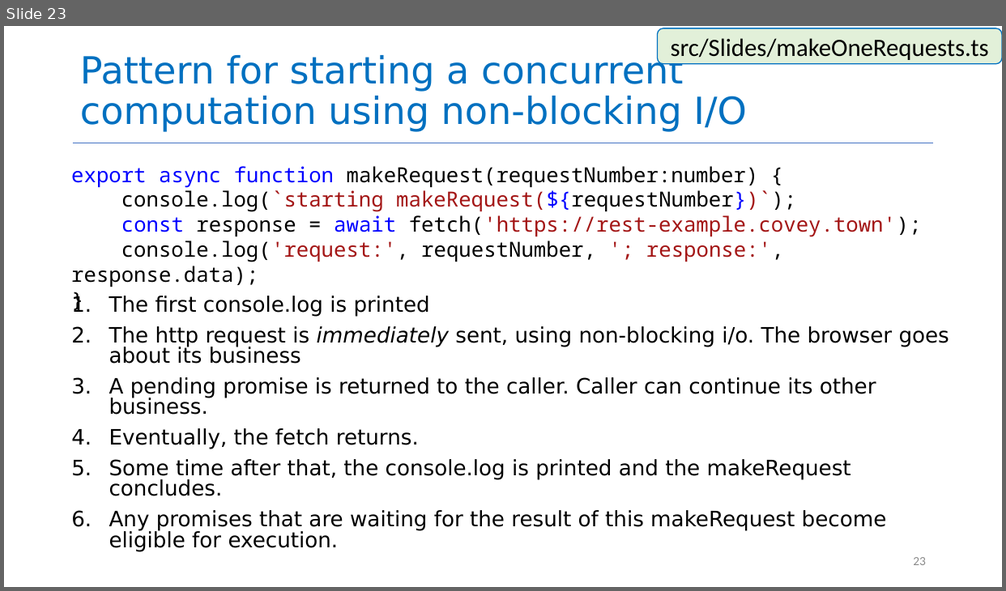
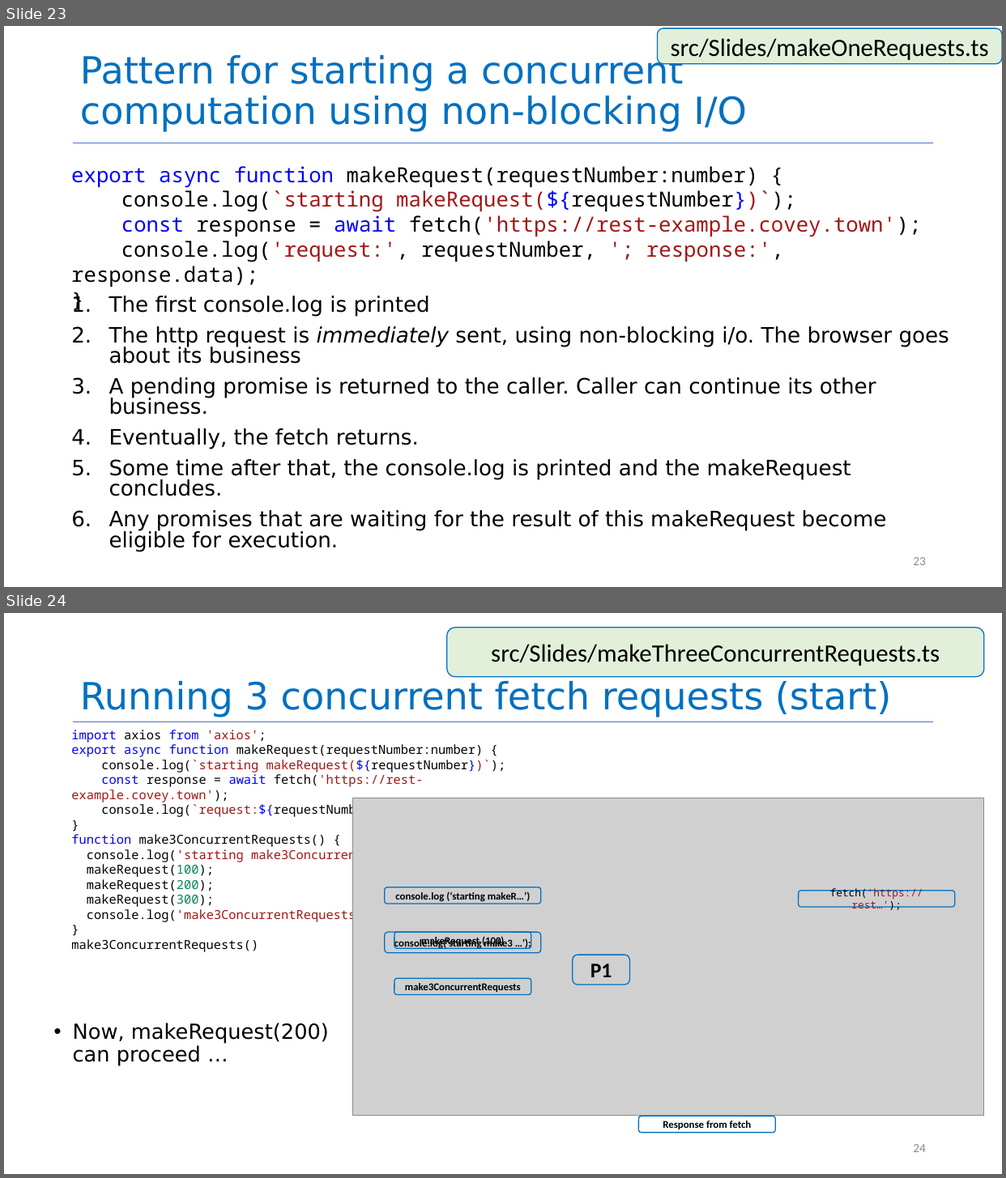
Before and after one commit to neu-se/CS4530-Summer-2026, a slide deck: Slides/Module 08 Concurrency Patterns in Typescript.pptx. Shown one above the other, each under a label of ours: slide 23 before the commit, slides 23 and 24 after it. The pictures are 1006x591 and 1006x1178 pixels, drawn with LibreOffice and Linux fonts; fonts in the diff are those of the drawing; grey boxes stand for pictures. Boxes give left, top, right and bottom in pixels: in the first picture for what was removed or moved away, otherwise in the second. Text is boxed around its words. In the diff, an @@ line names an element or a change of style, - is before the commit and + after.

```diff
--- a/Slides/Module 08 Concurrency Patterns in Typescript.pptx
+++ b/Slides/Module 08 Concurrency Patterns in Typescript.pptx
@@ slide 24 added at (x1=4, y1=613, x2=1002, y2=1174), background #FFFFFF @@
@@ rounded rectangle added at (x1=447, y1=628, x2=985, y2=677), fill #E2F0D9, outline #0070C0 1 pt, 24 pt, text #000000 @@
+src/Slides/makeThreeConcurrentRequests.ts
@@ title added at (x1=80, y1=681, x2=892, y2=717), 36 pt, text #0070C0 @@
+Running 3 concurrent fetch requests (start)
@@ text added at (x1=71, y1=730, x2=506, y2=952), 12 pt, text #000000 @@
+import axios from 'axios';
+export async function makeRequest(requestNumber:number) {
+console.log(`starting makeRequest(${requestNumber})`);
+const response = await fetch('https://rest-example.covey.town');
+console.log(`request:${requestNumber} returned`);
+}
+function make3ConcurrentRequests() {
+console.log('starting make3ConcurrentRequests');
+makeRequest(100);
+makeRequest(200);
+makeRequest(300);
+console.log('make3ConcurrentRequests finished');
+}
+make3ConcurrentRequests()
@@ line added from (73, 722) to (934, 722), #4472C4 0.5 pt @@
@@ picture added at (x1=353, y1=798, x2=984, y2=1116) @@
@@ rounded rectangle added at (x1=385, y1=888, x2=541, y2=905), outline #0070C0 1 pt, 10 pt, text #000000, bold @@
+console.log (‘starting makeR…’)
@@ rounded rectangle added at (x1=799, y1=891, x2=955, y2=907), outline #0070C0 1 pt, 10 pt, text #A31515 @@
+fetch('https://rest…');
@@ rounded rectangle added at (x1=385, y1=933, x2=541, y2=954), outline #0070C0 1 pt, 10 pt, text #000000, bold @@
+console.log(‘starting make3 …’);
@@ rounded rectangle added at (x1=394, y1=932, x2=532, y2=948), outline #0070C0 1 pt, 10 pt, text #000000, bold @@
+makeRequest (100)
@@ rounded rectangle added at (x1=573, y1=955, x2=630, y2=985), outline #0070C0 1 pt, 20 pt, text #000000, bold @@
+P1
@@ rounded rectangle added at (x1=394, y1=978, x2=532, y2=995), outline #0070C0 1 pt, 10 pt, text #000000, bold @@
+make3ConcurrentRequests
@@ text added at (x1=73, y1=1023, x2=329, y2=1066), 20 pt, text #000000 @@
+• Now, makeRequest(200) can proceed …
@@ rounded rectangle added at (x1=639, y1=1116, x2=776, y2=1132), outline #0070C0 1 pt, 10 pt, text #000000, bold @@
+Response from fetch
@@ page number added at (x1=913, y1=1144, x2=926, y2=1152), 12 pt, text #8C8C8C @@
+24
```
Also in this commit, not shown: 4 slides changed, 1 other slide added, 1 other file.
